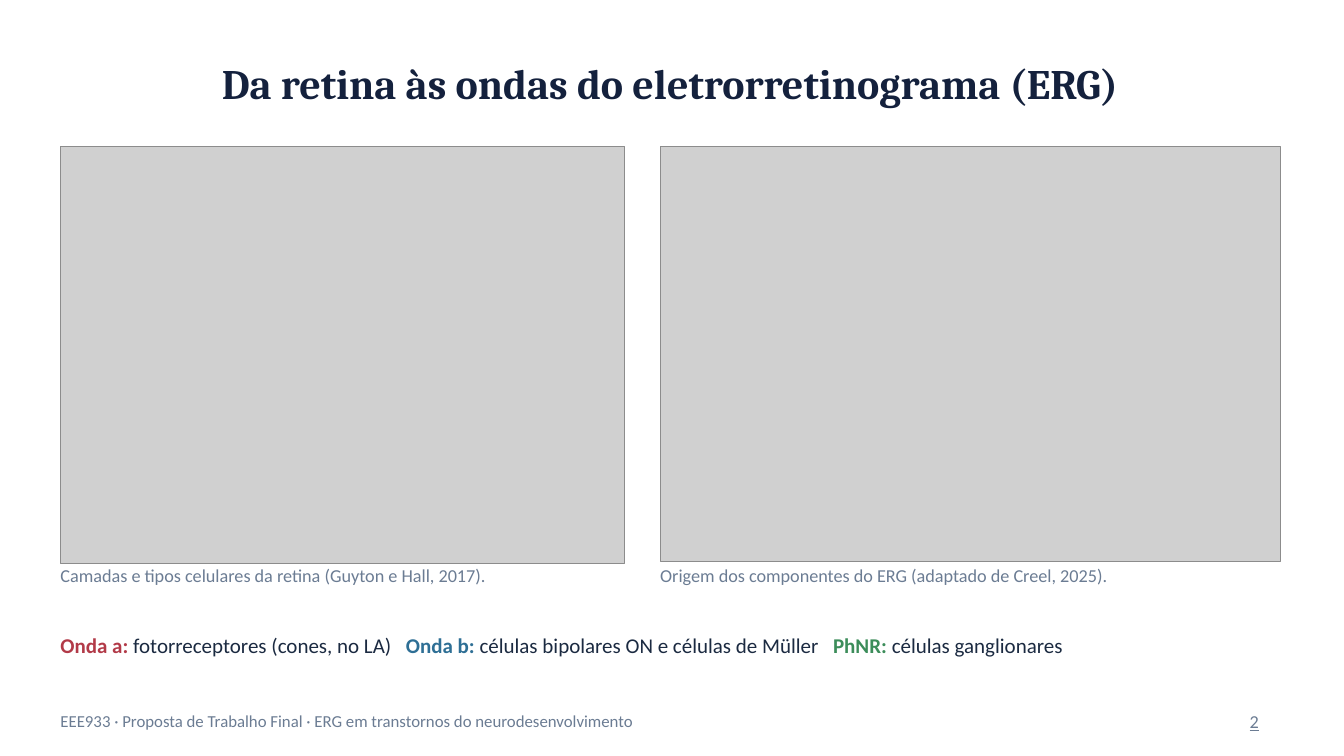
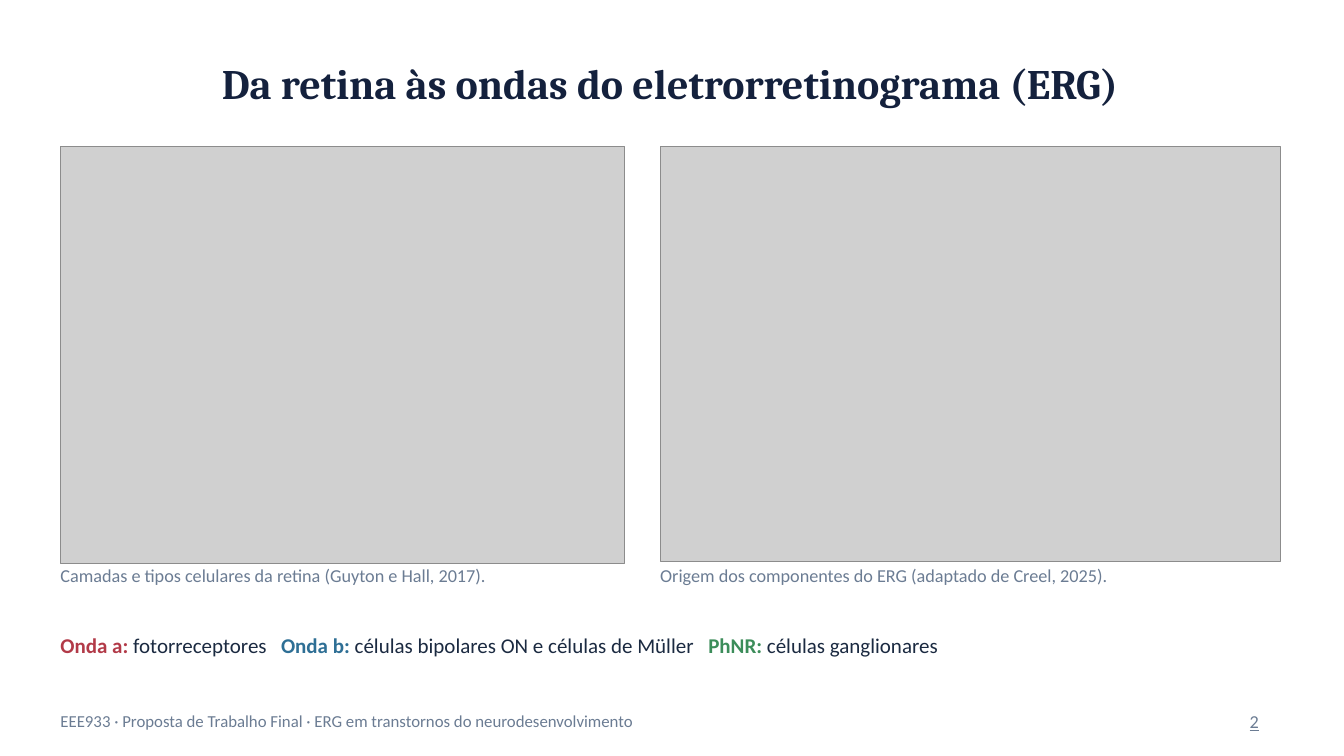
Before and after one commit to HenriqueMarquesCruz/ECs_EEE933, a slide deck: slide 2 of TrabalhoFinal/Proposta_ERG.pptx. Drawn at 1344x756 pixels with LibreOffice and Linux fonts; fonts in the diff are those of the drawing; grey boxes stand for pictures. Boxes give left, top, right and bottom in pixels: in the first picture for what was removed or moved away, otherwise in the second. Text is boxed around its words. In the diff, an @@ line names an element or a change of style, - is before the commit and + after.

```diff
--- a/TrabalhoFinal/Proposta_ERG.pptx
+++ b/TrabalhoFinal/Proposta_ERG.pptx
@@ text at box(60, 638, 938, 657): text changed @@
-Onda a: fotorreceptores (cones, no LA) Onda b: células bipolares ON e células de Müller PhNR: células ganglionares
+Onda a: fotorreceptores Onda b: células bipolares ON e células de Müller PhNR: células ganglionares
```
Also in this commit, not shown: 14 other slides changed, 1 other file.
